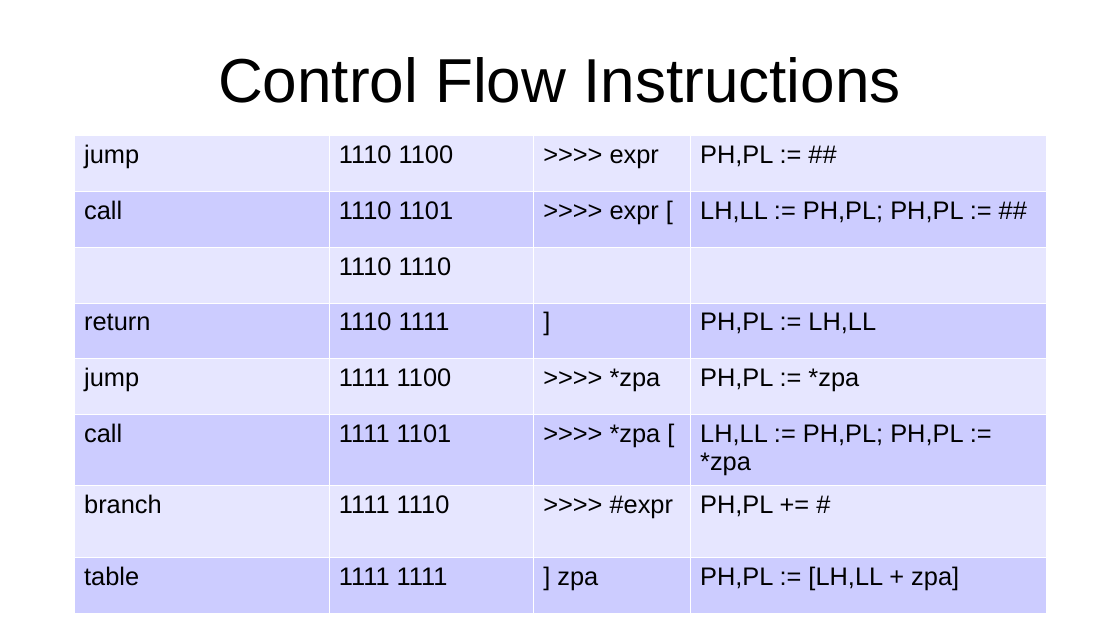
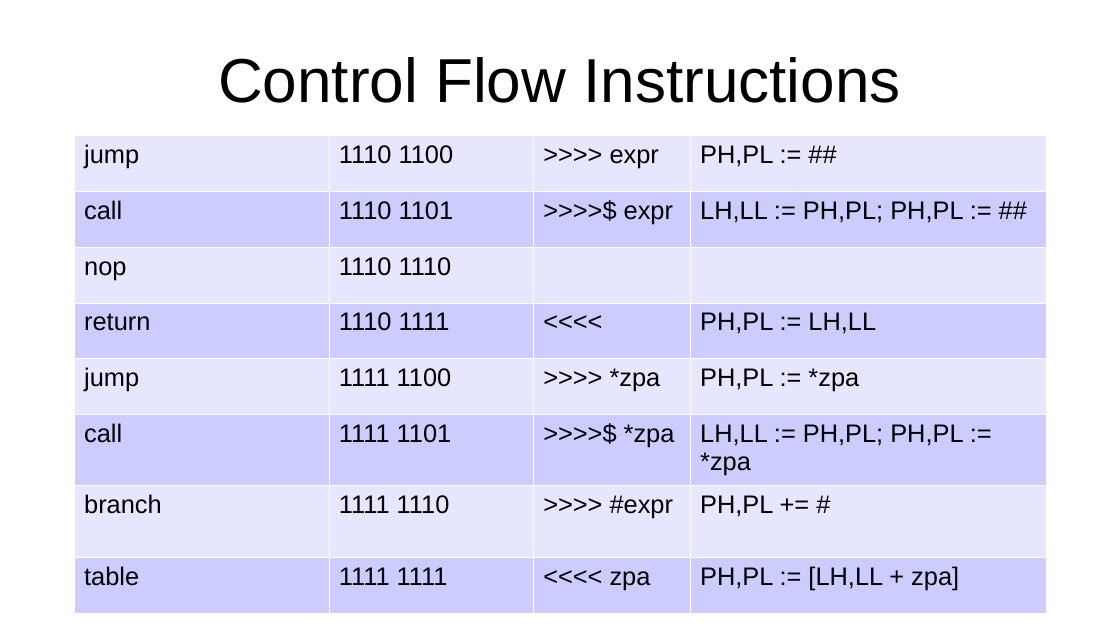
Before and after one commit to jeceljr/baby8, a slide deck: slide 10 of doc/baby8.odp. Drawn at 1120x630 pixels with LibreOffice and Linux fonts; fonts in the diff are those of the drawing. Boxes give left, top, right and bottom in pixels: in the first picture for what was removed or moved away, otherwise in the second. Text is boxed around its words. In the diff, an @@ line names an element or a change of style, - is before the commit and + after.

```diff
--- a/doc/baby8.odp
+++ b/doc/baby8.odp
@@ table at (74,135,1046,609) @@
-row 2, column 3: >>>> expr [
+row 2, column 3: >>>>$ expr
-row 3, column 1: 
+row 3, column 1: nop
-row 4, column 3: ]
+row 4, column 3: <<<<
-row 6, column 3: >>>> *zpa [
+row 6, column 3: >>>>$ *zpa
-row 8, column 3: ] zpa
+row 8, column 3: <<<< zpa
```
Also in this commit, not shown: 3 other slides changed, 2 other files.
